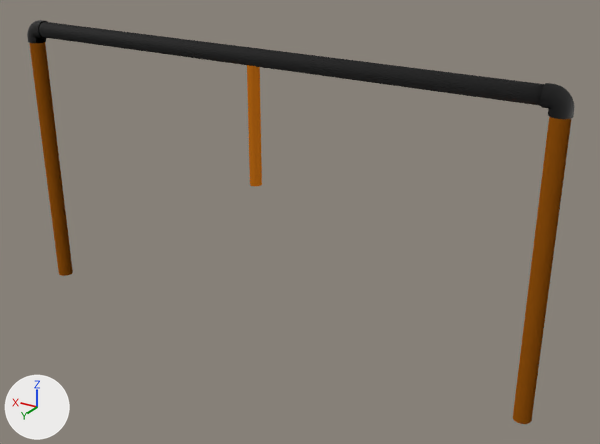
Two versions of the Blender file catkin_ws/src/simulation/assets/robosub2022/gate/gate.blend, one commit apart.
Rendered twice from a camera (50 mm lens) standing at (-0.79, 3.41, 2.46) and looking at (1.3, -0.08, 0.72). The lights are fixed; the arrows at lower left show +X, +Y and +Z.

Before the edit, the objects in view are built like this:
```python
me_mesh14_000 = bpy.data.meshes.new('mesh14.000')
me_mesh14_000.from_pydata(...)  # 464 vertices, 232 faces; spans x -0.04..0.04, y -0.04..0.04, z 0.0..1.52
me_mesh14_000.materials.append(mat_pvc_orange)  # orange #fc8f20
me_mesh14_003 = bpy.data.meshes.new('mesh14.003')
me_mesh14_003.from_pydata(...)  # 464 vertices, 232 faces; spans x -0.04..0.04, y -0.04..0.04, z 0.0..1.52
me_mesh14_003.materials.append(mat_pvc_orange)  # orange #fc8f20
me_mesh20_000 = bpy.data.meshes.new('mesh20.000')
me_mesh20_000.from_pydata(...)  # 4458 vertices, 7162 faces; spans x -0.1143..0.0127, y -0.0508..0.0508, z -0.0762..0.0508
me_mesh20_000.materials.append(mat_pvc_black)  # black #1a1a1a
ob_corner_left = bpy.data.objects.new('corner_left', me_mesh20_000)
ob_corner_left.location = (0.064, 0.0, 1.587)
ob_corner_left.rotation_euler = (6.283, 0.0, 0.0)  # degrees (360, 0, 0)
ob_left = bpy.data.objects.new('left', me_mesh14_003)
ob_left.location = (0.0, 0.0, 0.0)
ob_left.rotation_euler = (6.283, 0.0, 0.0)  # degrees (360, 0, 0)
ob_right = bpy.data.objects.new('right', me_mesh14_000)
ob_right.location = (3.048, 0.0, 0.0)
ob_right.rotation_euler = (6.283, 0.0, 0.0)  # degrees (360, 0, 0)
# also in view: 'horizontal_pvc' at (1.52, 0.0, 1.59); 'center' at (1.52, 0.0, 1.23)
```
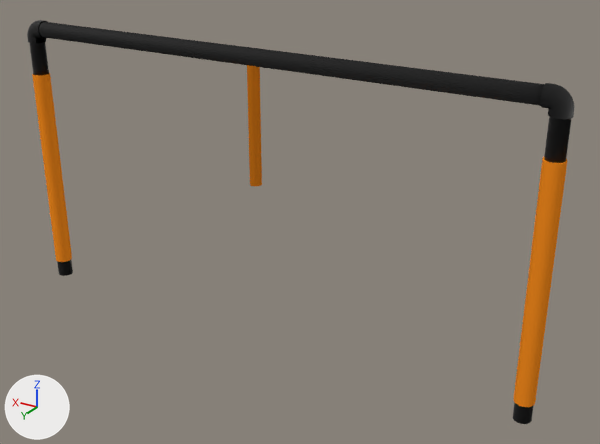
The newer file is also turned or shifted as a whole; pictures and numbers use the older file's frame.

What differs and where, as boxes [x1, y1, x2, y2] in the pictures (600 x 444 px):
'left', recoloured
    both: [513, 117, 572, 424]
'orange_wrap_left', added (orange)
    after: [513, 157, 567, 407]
'right', recoloured
    both: [29, 42, 73, 276]
'orange_wrap_right', added (orange)
    after: [32, 73, 72, 262]

The change in detail:
Material 'pvc_black.001' (mat_pvc_black_001) is new.
Its base color is (0.0105, 0.0105, 0.0105) (black #1a1a1a).
Material 'pvc_orange.002' (mat_pvc_orange_002) is new.
Its base color is (0.973, 0.275, 0.0145) (orange #fc8f20).
Its roughness is 1.0.
Its specular ior level is 0.0.
me_mesh14_000 has 464 vertices, 232 faces and spans x -0.04..0.04, y -0.04..0.04, z 0.0..1.52.
me_mesh14_000 no longer uses material mat_pvc_orange (orange #fc8f20).
me_mesh14_000 now uses material mat_pvc_black (black #1a1a1a).
me_mesh14_003 has 464 vertices, 232 faces and spans x -0.04..0.04, y -0.04..0.04, z 0.0..1.52.
me_mesh14_003 no longer uses material mat_pvc_orange (orange #fc8f20).
me_mesh14_003 now uses material mat_pvc_black_001 (black #1a1a1a).
Mesh me_cylinder_001 is new.
It has 182 vertices, 94 faces and spans x -0.305..0.305, y -0.305..0.305, z 0.0..0.61.
It uses material mat_pvc_orange_002 (orange #fc8f20).
Mesh me_cylinder is new.
It has 182 vertices, 94 faces and spans x -0.305..0.305, y -0.305..0.305, z 0.0..0.61.
It uses material mat_pvc_orange (orange #fc8f20).
Object 'orange_wrap_right' (ob_orange_wrap_right) is new; it shows me_cylinder_001.
Its location is (3.048, 0.0, 0.102).
Its scale is (0.167, 0.167, 2.0).
Object 'orange_wrap_left' (ob_orange_wrap_left) is new; it shows me_cylinder.
Its location is (0.0, 0.0, 0.102).
Its scale is (0.167, 0.167, 2.0).
